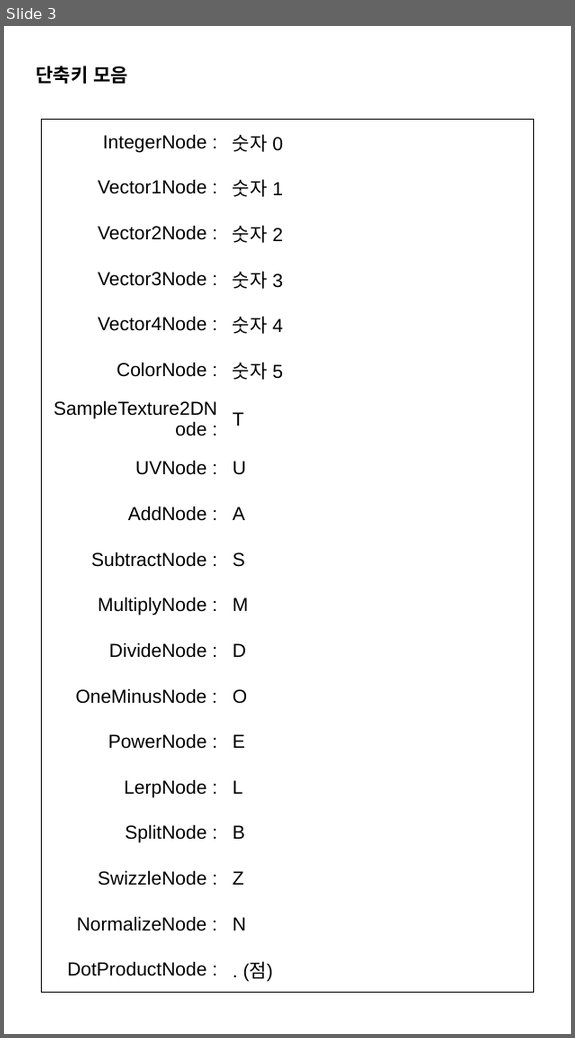
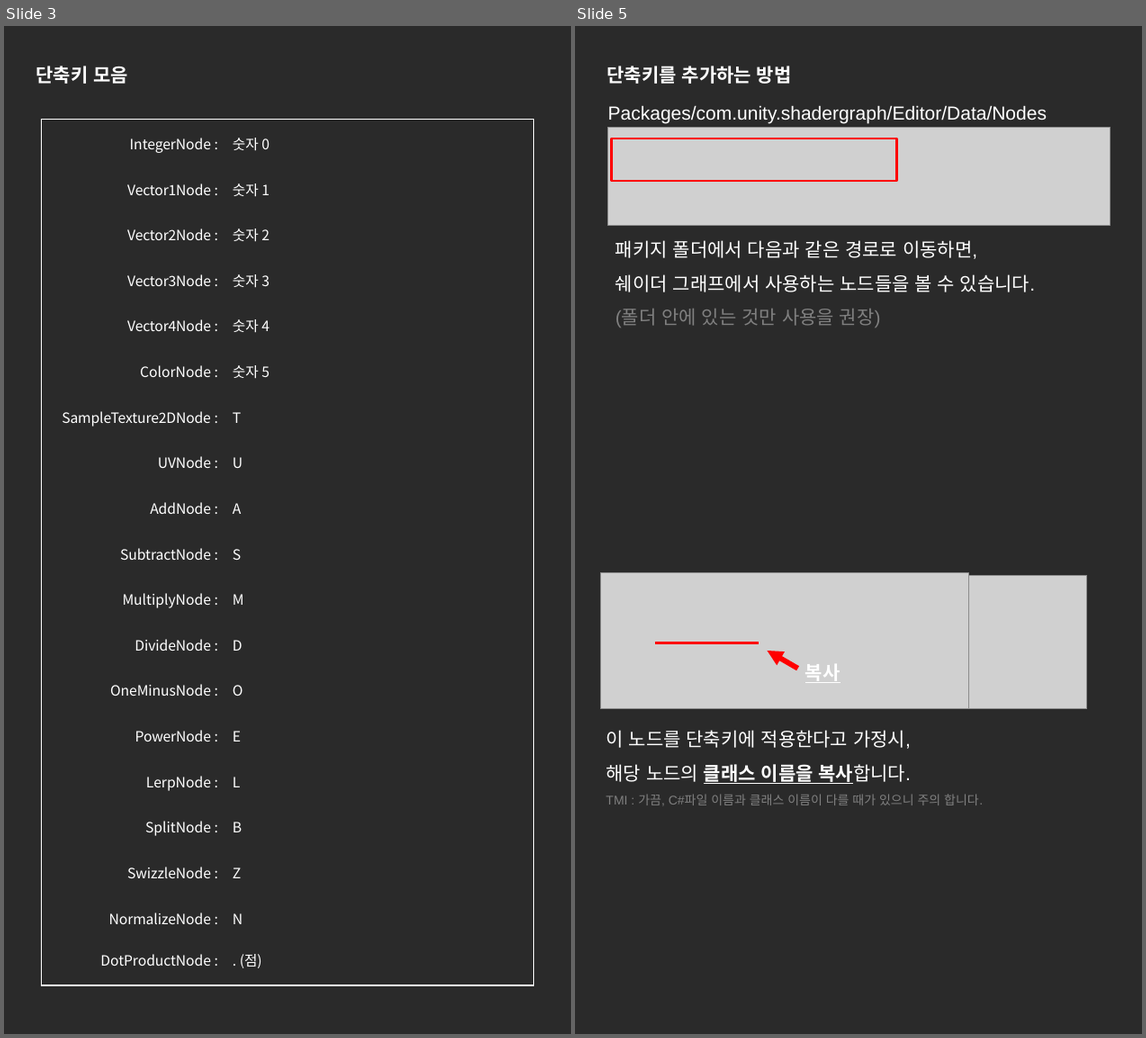
Before and after one commit to NK-Studio/ShaderGraphHotKey, a slide deck: Document KR.pptx. Shown side by side, each under a label of ours: slide 3 before the commit, slides 3 and 5 after it; the slides between them are not shown. The pictures are 575x1038 and 1146x1038 pixels, drawn with LibreOffice and Linux fonts; fonts in the diff are those of the drawing; grey boxes stand for pictures. Boxes give left, top, right and bottom in pixels: in the first picture for what was removed or moved away, otherwise in the second. Text is boxed around its words. In the diff, an @@ line names an element or a change of style, - is before the commit and + after.

Commit message:
문서 파일 업로드

```diff
--- a/Document KR.pptx
+++ b/Document KR.pptx
@@ slide 5 added at (575,26,1142,1034), background #FFFFFF; not listed: 1 template element that a slide beside it also shows @@
@@ text added at (607,66,792,84), 18 pt, text #FFFFFF, bold @@
+단축키를 추가하는 방법
@@ text added at (608,105,1047,123), 18 pt, text #FFFFFF @@
+Packages/com.unity.shadergraph/Editor/Data/Nodes
@@ picture added at (608,127,1111,225) @@
@@ rectangle added at (611,138,896,181), outline #FF0000 2 pt @@
@@ text added at (615,240,1035,328), 18 pt, text #FFFFFF @@
+패키지 폴더에서 다음과 같은 경로로 이동하면,
+쉐이더 그래프에서 사용하는 노드들을 볼 수 있습니다.
+(폴더 안에 있는 것만 사용을 권장)
@@ picture added at (600,573,968,709) @@
@@ picture added at (969,576,1088,709) @@
@@ line added from (655, 642) to (759, 642), #FF0000 2.25 pt @@
@@ arrow added from (798, 669) to (767, 651), #FF0000 5 pt @@
@@ text added at (805,664,841,683), 18 pt, text #FFFFFF, bold, underline @@
+복사
@@ text added at (606,730,983,805), 18 pt, text #FFFFFF @@
+이 노드를 단축키에 적용한다고 가정시,
+해당 노드의 클래스 이름을 복사합니다.
+TMI : 가끔, C#파일 이름과 클래스 이름이 다를 때가 있으니 주의 합니다.
@@ slide 3 changed as well @@
@@ freeform shape added at (4,26,571,1034), fill #2A2A2A @@
@@ text "단축키 모음" at (36,66,129,84): font Arial to Noto Sans CJK KR, text colour #000000 to #FFFFFF; indent changed; more space between paragraphs @@
@@ table at (61,132,277,972) @@
@@ fill none to #2A2A2A in 38 cells @@
@@ size 18 to 13.5 pt, font Arial to Noto Sans CJK KR, text colour #000000 to #FFFFFF @@
@@ letter spacing 0 to -0.1 pt in "IntegerNode", "Vector1Node", "Vector2Node", "Vector3Node" and 11 more places @@
@@ letter spacing 0 to 0.1 pt in "숫자", "숫자", "숫자", "숫자" and 2 more places @@
@@ more space between paragraphs @@
@@ indent changed @@
@@ line spacing 1 to 15.8pt @@
@@ borders changed @@
@@ table: place and size @@
-table at (41,119,533,985)
+table at (61,132,277,972)
@@ group added at (40,119,534,986): 4 freeform shapes @@
```
Also in this commit, not shown: 2 other slides changed, 2 other slides added, 1 other file.
